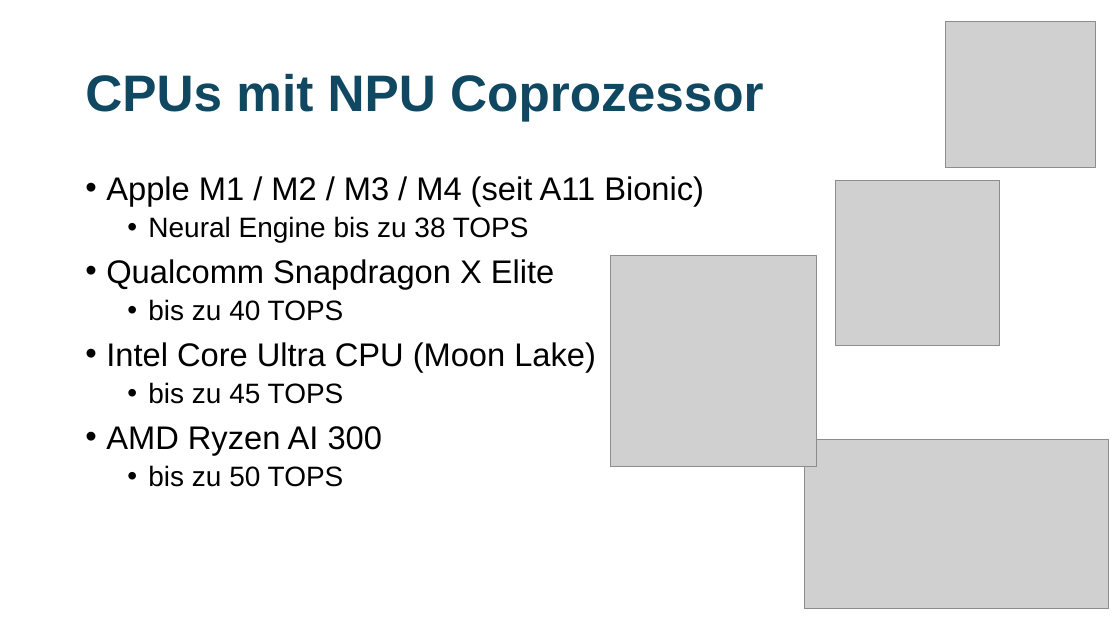
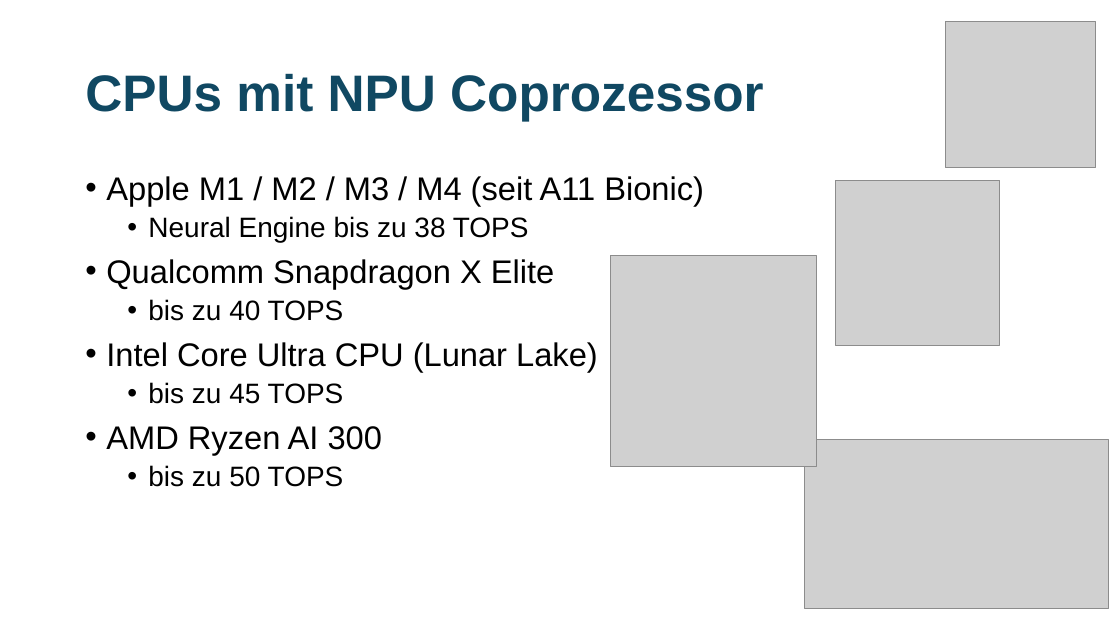
Before and after one commit to MickyRoth/Presentations, a slide deck: slide 6 of KI Grundlagen.pptx. Drawn at 1120x630 pixels with LibreOffice and Linux fonts; fonts in the diff are those of the drawing; grey boxes stand for pictures. Boxes give left, top, right and bottom in pixels: in the first picture for what was removed or moved away, otherwise in the second. Text is boxed around its words. In the diff, an @@ line names an element or a change of style, - is before the commit and + after.

Commit message:
Kleine Korrektur

```diff
--- a/KI Grundlagen.pptx
+++ b/KI Grundlagen.pptx
@@ text at (106,342,598,372): text changed @@
-• Intel Core Ultra CPU (Moon Lake)
+• Intel Core Ultra CPU (Lunar Lake)
```
